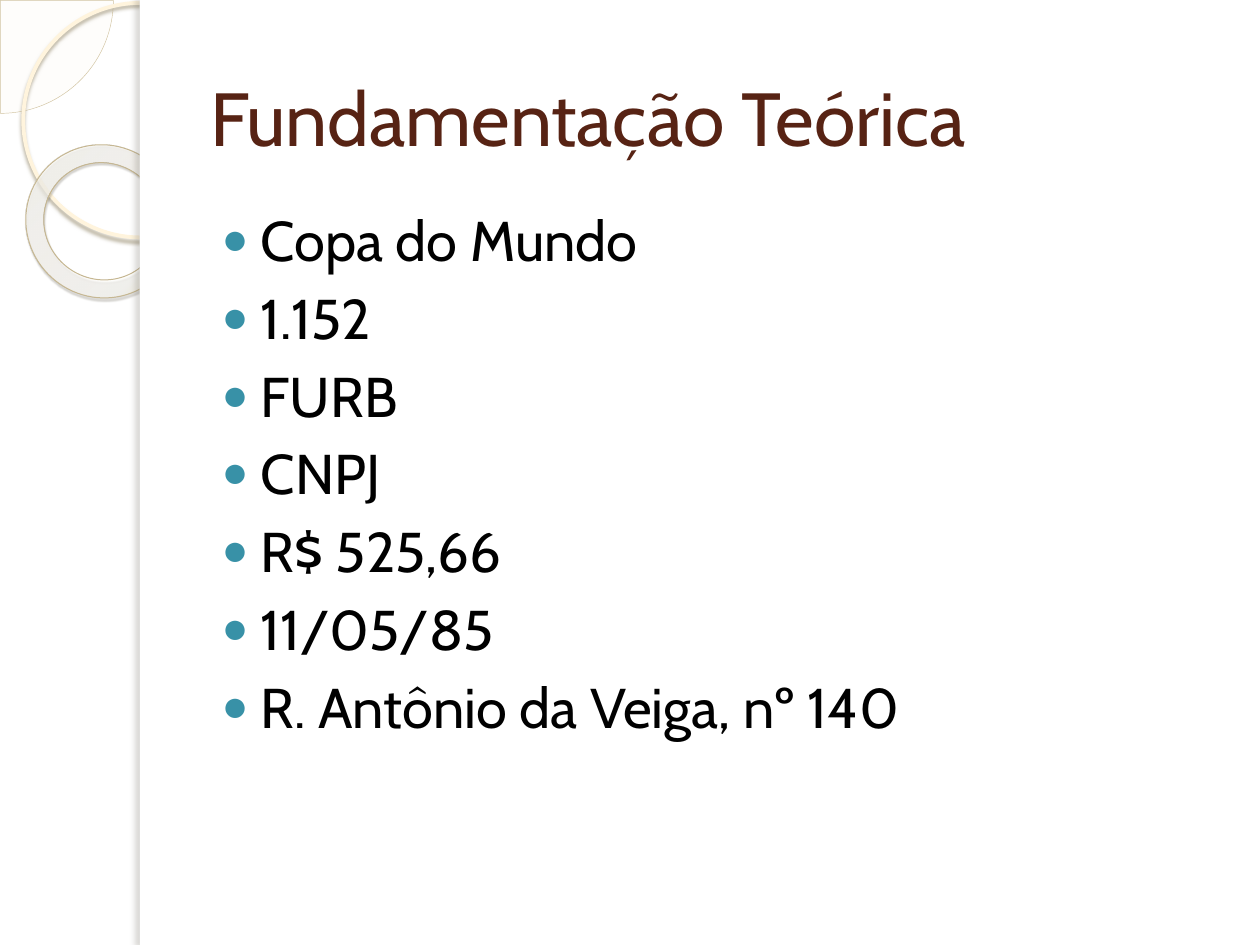
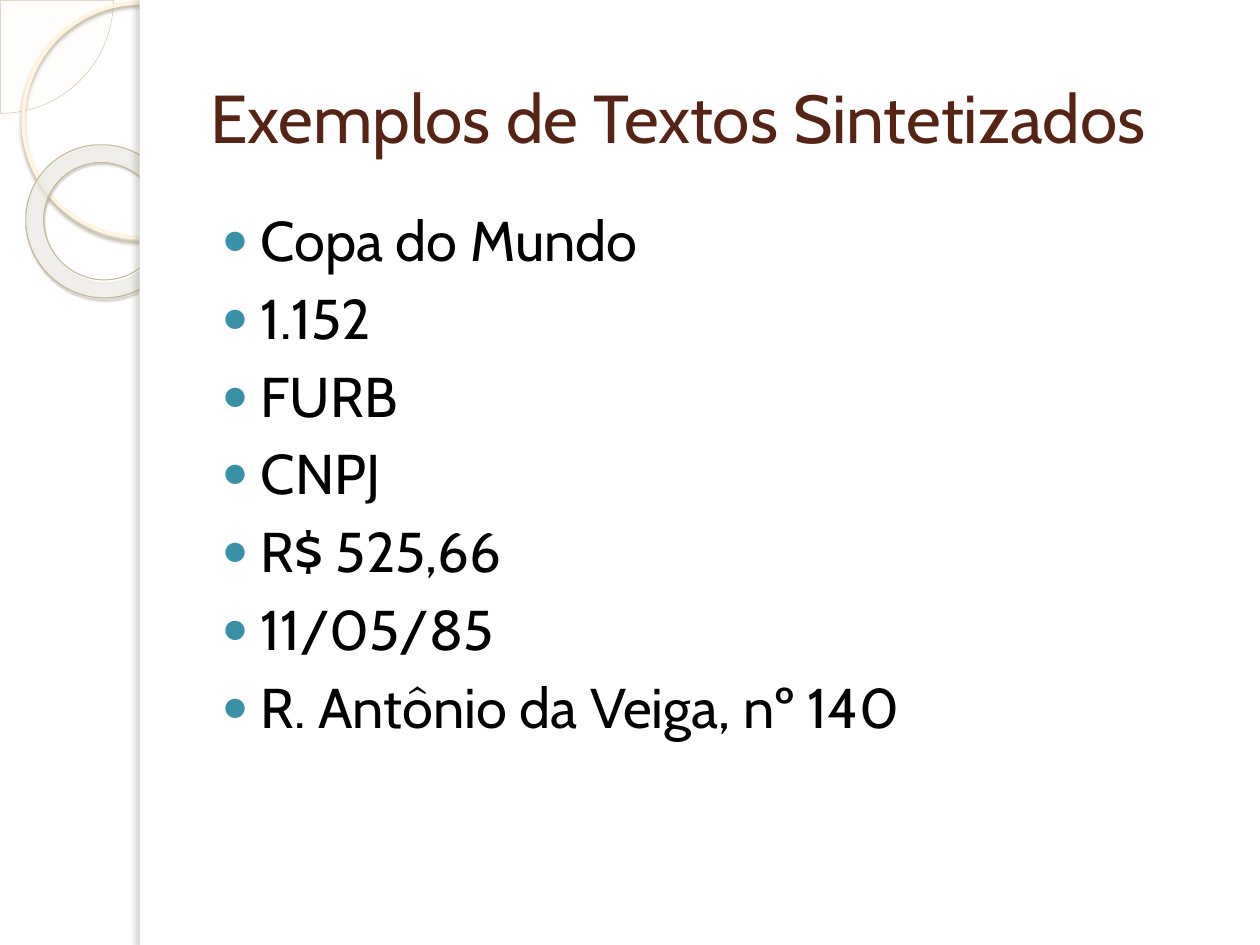
Before and after one commit to wendeldavid/soundwave, a slide deck: slide 8 of docs/tcc/Implementação de Suporta à Programação e Interpretação da.pptx (slide 6 before the commit). Drawn at 1260x945 pixels with LibreOffice and Linux fonts; fonts in the diff are those of the drawing; background and template pictures are left out. Boxes give left, top, right and bottom in pixels: in the first picture for what was removed or moved away, otherwise in the second. Text is boxed around its words. In the diff, an @@ line names an element or a change of style, - is before the commit and + after.

```diff
--- a/docs/tcc/Implementação de Suporta à Programação e Interpretação da.pptx
+++ b/docs/tcc/Implementação de Suporta à Programação e Interpretação da.pptx
@@ title at box(210, 92, 1145, 158): text changed; size 43 to 38.7 pt @@
-Fundamentação Teórica
+Exemplos de Textos Sintetizados
```
Also in this commit, not shown: 5 other slides changed, 7 slides added, 2 slides removed.
